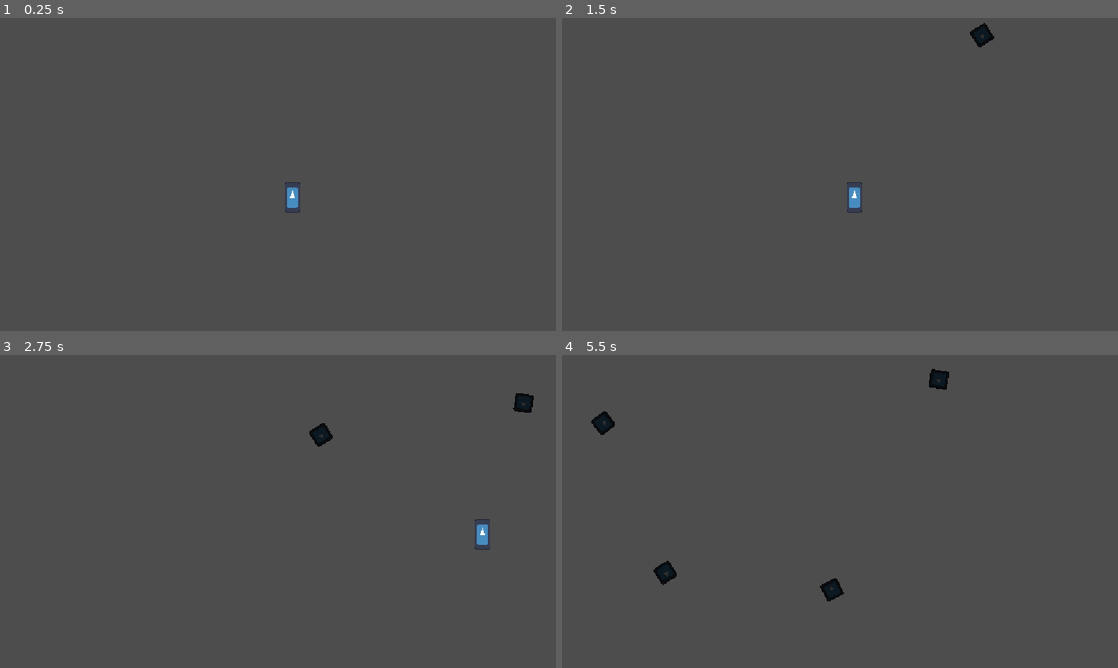
Above: before the commit, frames 1-4 (two rows, left to right).
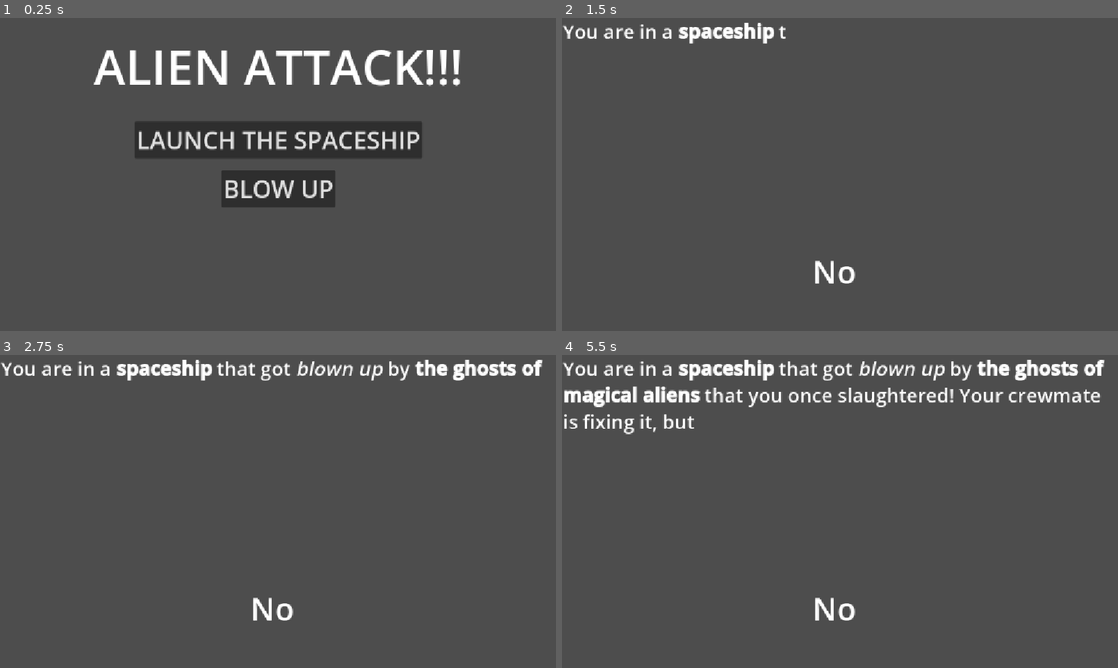
Above: after the commit, the same moments.

Repository: Firoty1/alien-attack
Game: Godot game, scene res://Scenes/menu.tscn
Same seed, same stepped clock (60 frames per second), same inputs: the game is played once before the commit and once after it. Before the commit the project starts from res://Scenes/game.tscn. The engine's default icon, where the game draws it, is replaced by a stand-in: a white triangle on a blue panel in a dark square.
Inputs (mouse positions are in pixels of both pictures, inside the frame that each line leads up to):
- Up to frame 1 (0.25 s): no input
- Up to frame 2 (1.5 s): click (840, 140) at 0.5 s, where only the run after the commit has a clickable "LAUNCH THE SPACESHIP"; click (840, 271) at 1.25 s, where only the run after the commit has a clickable "CAN I LAUNCH IT ALREADY?"
- Up to frame 3 (2.75 s): hold D (right) from 2.03 s (still down)
- Up to frame 4 (5.5 s): release D (right) at 2.78 s; hold S (down) 2.78-3.53 s; hold D (right) 3.53-4.28 s; hold W (forward) 4.28-5.03 s; hold A (left) from 5.03 s (still down)

The runs differ from the first frame. In frame 1, 11% of the frame differs, in the area x 16-83%, y 10-63%; in frame 2, 1.6%; in frame 3, 3.1%; in frame 4, 5.9%.

Commit message:
scene changing added

Diff:
--- a/Scenes/lore.tscn
+++ b/Scenes/lore.tscn
@@ -1,6 +1,6 @@
 [gd_scene format=3 uid="uid://7u0jul6edpb5"]
 
-[ext_resource type="Script" uid="uid://bcg3irxbybm1q" path="res://lore.gd" id="1_oqjcs"]
+[ext_resource type="Script" uid="uid://bcg3irxbybm1q" path="res://Scripts/lore.gd" id="1_oqjcs"]
 
 [node name="lore" type="Control" unique_id=654114113]
 layout_mode = 3
@@ -63,3 +63,4 @@
 text = "Launch"
 
 [connection signal="pressed" from="ok" to="." method="_on_ok_pressed"]
+[connection signal="pressed" from="Button" to="." method="_on_button_pressed"]
--- a/Scenes/menu.tscn
+++ b/Scenes/menu.tscn
@@ -1,6 +1,6 @@
 [gd_scene format=3 uid="uid://cuy61wj64gp5b"]
 
-[ext_resource type="Script" uid="uid://0x0eevugsjl8" path="res://menu.gd" id="1_1rerr"]
+[ext_resource type="Script" uid="uid://0x0eevugsjl8" path="res://Scripts/menu.gd" id="1_1rerr"]
 
 [node name="menu" type="Control" unique_id=1507033168]
 layout_mode = 3
@@ -50,4 +50,5 @@
 theme_override_font_sizes/font_size = 50
 text = "BLOW UP"
 
+[connection signal="pressed" from="play" to="." method="_on_play_pressed"]
 [connection signal="pressed" from="quit" to="." method="_on_quit_pressed"]
--- /dev/null
+++ b/Scripts/Manager.gd
@@ -0,0 +1,14 @@
+extends Node
+
+var Lv = 1
+var Points = 0
+
+func SceneChange(Scene):
+	if Scene == "Game":
+		get_tree().change_scene_to_file("res://Scenes/game.tscn")
+	elif Scene == "Lore":
+		get_tree().change_scene_to_file("res://Scenes/lore.tscn")
+	elif Scene == "Menu":
+		get_tree().change_scene_to_file("res://Scenes/menu.tscn")
+	elif Scene == "Skill":
+		get_tree().change_scene_to_file("res://Scenes/skills.tscn")
--- a/Scenes/lore.gd
+++ b/Scripts/lore.gd
@@ -9,3 +9,7 @@
 func _on_ok_pressed() -> void:
 	$Label.visible = true
 	$ok.visible = false
+
+
+func _on_button_pressed():
+	Manager.SceneChange("Game")
--- a/Scenes/menu.gd
+++ b/Scripts/menu.gd
@@ -4,3 +4,7 @@
 
 func _on_quit_pressed() -> void:
 	get_tree().quit()
+
+
+func _on_play_pressed():
+	Manager.SceneChange("Lore")
--- a/project.godot
+++ b/project.godot
@@ -11,9 +11,13 @@
 [application]
 
 config/name="AlienAttack"
-run/main_scene="uid://b3h1g3o374cp5"
+run/main_scene="uid://cuy61wj64gp5b"
 config/features=PackedStringArray("4.7", "GL Compatibility")
 config/icon="res://icon.svg"
+
+[autoload]
+
+Manager="*uid://cessdef5fgel8"
 
 [display]
 
Not shown, added: Scripts/Manager.gd.uid
Renamed: Scenes/lore.gd.uid -> Scripts/lore.gd.uid
Renamed: Scenes/menu.gd.uid -> Scripts/menu.gd.uid
